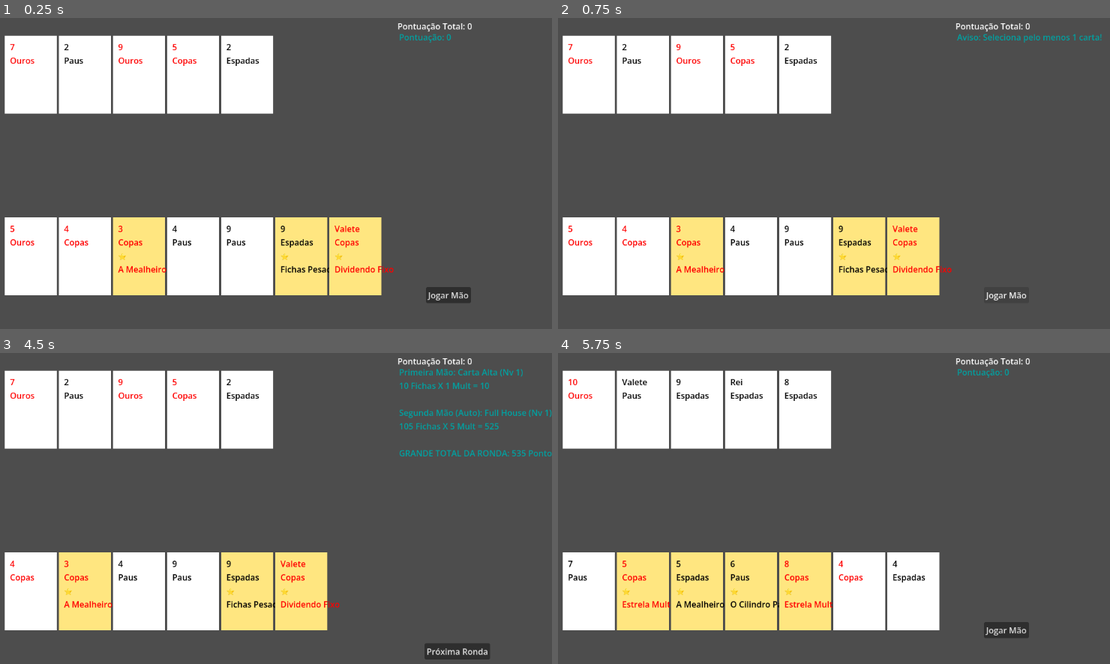
Above: before the commit, frames 1-4 (two rows, left to right).
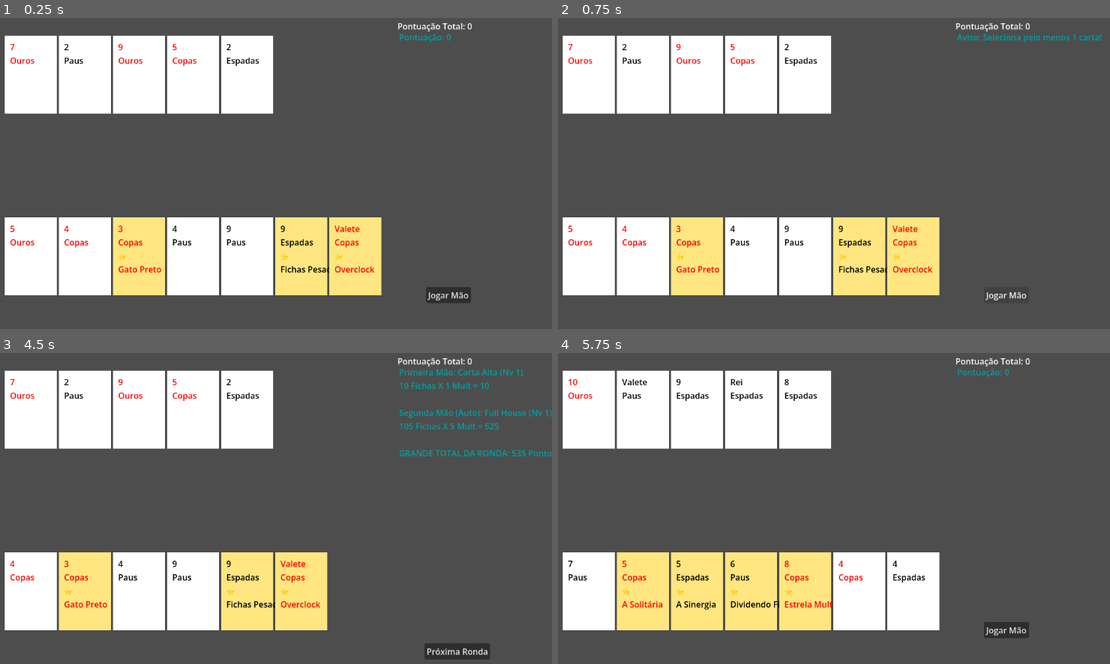
Above: after the commit, the same moments.

Repository: Campos45/des-poker
Game: Godot game, scene res://scenes/main.tscn
Same seed, same stepped clock (60 frames per second), same inputs: the game is played once before the commit and once after it.
Inputs (mouse positions are in pixels of both pictures, inside the frame that each line leads up to):
- Up to frame 1 (0.25 s): no input
- Up to frame 2 (0.75 s): click "Jogar Mão" at 0.5 s
- Up to frame 3 (4.5 s): click "Jogar Mão" at 1.25 s; click (33, 592) at 2.02 s; click (33, 580) at 2.77 s; click (33, 592) at 3.52 s; click "Jogar Mão" at 4.25 s
- Up to frame 4 (5.75 s): click "Próxima Ronda" at 5 s

The runs differ from the first frame. In frame 1, 0.3% of the frame differs, in the area x 21-72%, y 79-82%; in frame 2, 0.3%; in frame 3, 0.3%; in frame 4, 0.4%, in the area x 11-41%, y 79-83%.

Commit message:
Sprint 16: Caos, Probabilidade e Contexto Global

Diff:
--- a/scripts/card_visual.gd
+++ b/scripts/card_visual.gd
@@ -16,7 +16,11 @@
 	"Barris da Taverna": "Fica Bêbada: dá +15 de Mult mas debita -10 Fichas.",
 	"A Solitária": "Dá +100 Fichas se for a ÚNICA carta a ser submetida na jogada.",
 	"Dividendo Fixo": "Gera +1 Moeda para a tua Pontuação Total assim que pontuar.",
-	"A Mealheiro": "Destrói-se para sempre ao ser jogada, mas deposita o seu valor em Moedas."
+	"A Mealheiro": "Destrói-se para sempre ao ser jogada, mas deposita o seu valor em Moedas.",
+	"Fundo de Emergência": "Se o teu Banco estiver abaixo de 2, dá +20 Fichas.",
+	"Veterana de Serviço": "+5 Fichas por cada ronda passada desde que o jogo começou.",
+	"Overclock": "Dobra o seu próprio valor de Fichas, mas tem 20% de chance de ser DESTRUÍDA.",
+	"Gato Preto": "50% de probabilidade de dobrar os pontos totais da mão; 50% de os dividir a meio."
 }
 
 func setup_card(data):
--- a/scripts/deck.gd
+++ b/scripts/deck.gd
@@ -28,7 +28,9 @@
 @onready var next_round_button = $NextRoundButton
 @onready var bank_label = $BankLabel
 
-var global_bank = 0 # Adiciona a tua conta bancária!
+var global_bank = 0
+var current_round = 1
+
 
 func _ready():
 	randomize()
@@ -39,7 +41,7 @@
 # Cria o Baralho Permanente do Jogador com as novas cartas Especiais
 func generate_master_player_deck():
 	master_player_deck.clear()
-	var math_specials = ["Fichas Pesadas", "Estrela Multiplicadora", "O Cilindro Par", "A Sinergia", "Barris da Taverna", "A Solitária", "Dividendo Fixo", "A Mealheiro"]
+	var math_specials = ["Fichas Pesadas", "Estrela Multiplicadora", "O Cilindro Par", "A Sinergia", "Barris da Taverna", "A Solitária", "Dividendo Fixo", "A Mealheiro", "Fundo de Emergência", "Veterana de Serviço", "Overclock", "Gato Preto"]
 
 	for suit in suits:
 		for rank in ranks:
@@ -111,9 +113,12 @@
 		score_label.text = "Aviso: Seleciona pelo menos 1 carta!"
 		return
 
-	# Avalia a 1ª Mão
+	# O pacote com as informações vitais do jogo neste momento
+	var game_context = {"bank": global_bank, "round": current_round}
+
 	var hand1_data = HandEvaluator.evaluate_5_card_hand(selected_cards)
-	var score1_data = HandEvaluator.calculate_score(hand1_data)
+	var score1_data = HandEvaluator.calculate_score(hand1_data, game_context)
+
 
 	var final_text = "Primeira Mão: " + hand1_data["name"] + " (Nv " + str(HandEvaluator.hand_levels[hand1_data["name"]]) + ")\n"
 	final_text += str(score1_data["chips"]) + " Fichas X " + str(score1_data["mult"]) + " Mult = " + str(score1_data["total"]) + "\n\n"
@@ -166,4 +171,5 @@
 	next_round_button.hide()
 	play_button.show()
 
+	current_round += 1 # Adiciona isto para as Veteranas de Serviço ficarem mais fortes!
 	start_new_round()
--- a/scripts/hand_evaluator.gd
+++ b/scripts/hand_evaluator.gd
@@ -129,7 +129,8 @@
 	# Retornamos a mão, as cartas que pontuam, e todas as que foram jogadas
 	return {"name": hand_name, "scoring_cards": scoring_cards, "all_played_cards": cards}
 
-static func calculate_score(hand_data: Dictionary) -> Dictionary:
+# Adicionámos "context" para a função saber o dinheiro e a ronda
+static func calculate_score(hand_data: Dictionary, context: Dictionary = {"bank": 0, "round": 1}) -> Dictionary:
 	var hand_name = hand_data["name"]
 	var scoring_cards = hand_data["scoring_cards"]
 	var all_played_cards = hand_data["all_played_cards"]
@@ -143,10 +144,11 @@
 
 	var even_cards_count = 0
 	var red_cards_count = 0
-
-	# --- NOVO: Variáveis de Efeitos Secundários (Economia/Destruição) ---
 	var money_earned = 0
 	var cards_to_destroy = []
+
+	# Flag para sabermos se o Gato Preto está na jogada
+	var has_black_cat = false
 
 	for c in all_played_cards:
 		var val = RANK_VALUES[c.rank]
@@ -159,7 +161,6 @@
 		var card_val = RANK_VALUES[card.rank]
 		var numeric_value = card_val
 
-		# Calcular o valor real em Fichas/Moedas (Figuras valem 10, Ás 11)
 		if card_val > 10 and card_val < 14: numeric_value = 10
 		elif card_val == 14: numeric_value = 11
 
@@ -180,38 +181,55 @@
 					total_mult += 15
 					total_chips -= 10
 				"A Solitária":
-					# Só ativa se o jogador tiver enviado exatamente UMA carta na jogada
 					if all_played_cards.size() == 1:
 						total_chips += 100
 				"Dividendo Fixo":
 					money_earned += 1
 				"A Mealheiro":
 					money_earned += numeric_value
-					cards_to_destroy.append(card) # Marca a carta para ser apagada do jogo!
-
-	# Previne que uma carta má deixe as tuas fichas base negativas
+					cards_to_destroy.append(card)
+				# NOVAS CARTAS:
+				"Fundo de Emergência":
+					if context["bank"] < 2:
+						total_chips += 20
+				"Veterana de Serviço":
+					total_chips += (5 * context["round"])
+				"Overclock":
+					total_chips += numeric_value # Adiciona o valor uma 2ª vez (dobra)
+					if randf() <= 0.20: # 20% de probabilidade de destruir
+						cards_to_destroy.append(card)
+				"Gato Preto":
+					has_black_cat = true
+
 	if total_chips < 0:
 		total_chips = 0
 
 	var final_score = total_chips * total_mult
 
-	# O Dicionário de resposta agora leva mais informação vital
+	# O JULGAMENTO DO GATO PRETO (Aplica-se ao total no fim de todas as contas)
+	if has_black_cat:
+		if randf() <= 0.50:
+			final_score *= 2 # Sorte! Dobra tudo!
+		else:
+			final_score /= 2 # Azar! Corta a meio. (A divisão arredonda para inteiro automaticamente em GDScript se forem int, mas por segurança mantemos assim)
+
 	return {
 		"chips": total_chips,
 		"mult": total_mult,
-		"total": final_score,
+		"total": int(final_score),
 		"money": money_earned,
 		"destroy": cards_to_destroy
 	}
 
+
 static func level_up_hand(hand_name: String):
 	if hand_levels.has(hand_name):
 		hand_levels[hand_name] += 1
 
-static func find_best_hand(available_cards: Array) -> Dictionary:
+static func find_best_hand(available_cards: Array, context: Dictionary = {"bank": 0, "round": 1}) -> Dictionary:
 	if available_cards.size() <= 5:
 		var eval = evaluate_5_card_hand(available_cards)
-		var score = calculate_score(eval)
+		var score = calculate_score(eval, context) # Adicionado o context aqui
 		eval["score_data"] = score
 		return eval
 
@@ -221,7 +239,7 @@
 
 	for combo in combos:
 		var eval = evaluate_5_card_hand(combo)
-		var score = calculate_score(eval)
+		var score = calculate_score(eval, context) # Adicionado o context aqui
 
 		if score["total"] > highest_score:
 			highest_score = score["total"]
